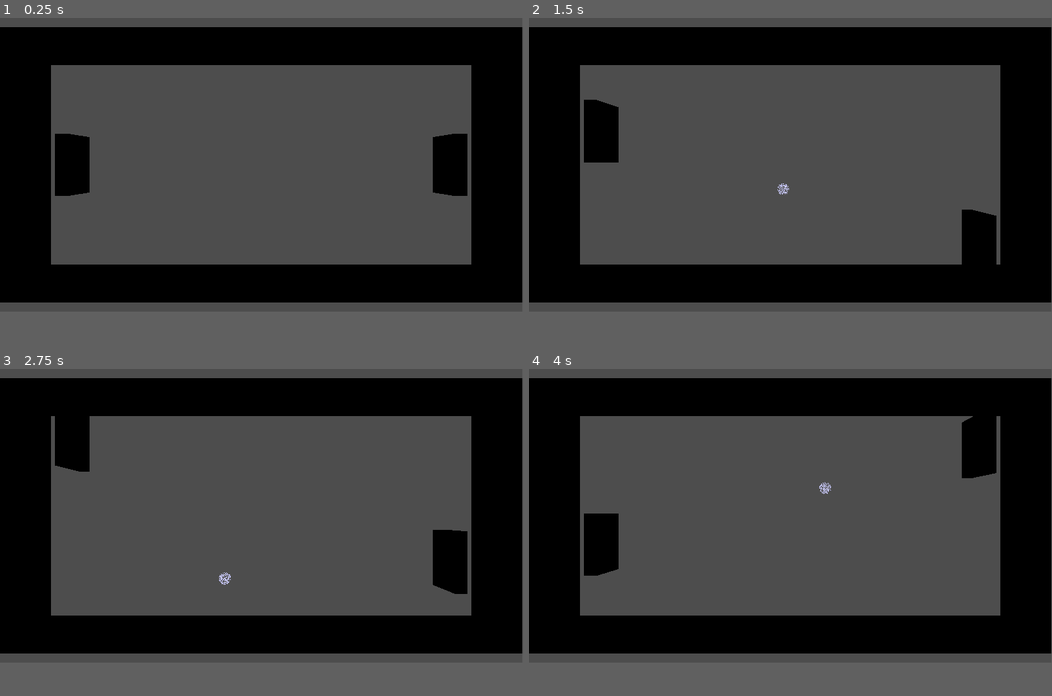
Above: before the commit, frames 1-4 (two rows, left to right).
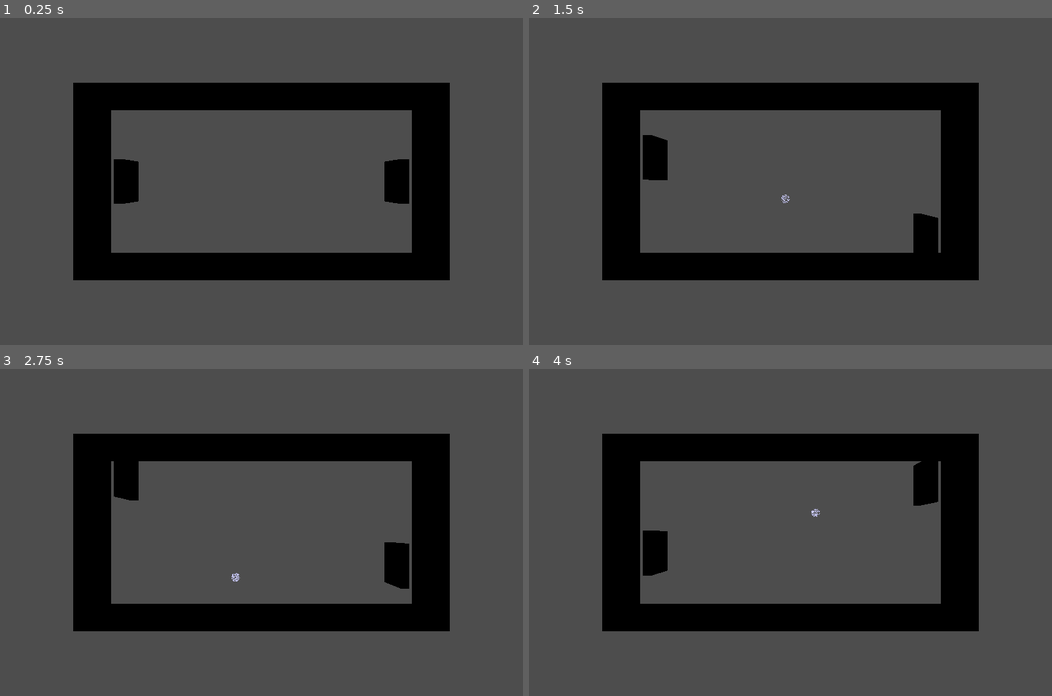
Above: after the commit, the same moments.

Repository: inch-worm-games/GodotPong3D
Game: Godot game, scene res://scenes/game_area.tscn
Same seed, same stepped clock (60 frames per second), same inputs: the game is played once before the commit and once after it.
Inputs:
- Up to frame 1 (0.25 s): no input
- Up to frame 2 (1.5 s): tap Enter (ui_accept) at 0.5, 0.6, 0.77, 1.07, 1.35 s; hold Up (ui_up) 0.53-1.28 s; hold Down (ui_down) from 1.28 s (still down)
- Up to frame 3 (2.75 s): tap Enter (ui_accept) at 1.52, 1.82, 2.1 s; release Down (ui_down) at 2.03 s; hold Up (ui_up) from 2.03 s (still down)
- Up to frame 4 (4 s): tap Enter (ui_accept) at 2.85, 3.02, 3.32, 3.6, 3.77 s; release Up (ui_up) at 3.53 s; hold Down (ui_down) from 3.53 s (still down)
In our replay, the window is 799x449 before the commit and 800x500 after it. These sizes can differ from the game's own. Grey fills any space a smaller window leaves; there, only what the larger window draws over its background counts as a difference.

The runs differ from the first frame. In frame 1, 48% of the frame differs, in the area x 0-100%, y 2-87%; in frame 2, 48%; in frame 3, 48%; in frame 4, 48%.

Commit message:
Scoring Labels added
scoring labels added

Diff:
--- a/project.godot
+++ b/project.godot
@@ -16,6 +16,11 @@
 config/features=PackedStringArray("4.2", "Forward Plus")
 config/icon="res://icon.svg"
 
+[display]
+
+window/size/viewport_width=800
+window/size/viewport_height=500
+
 [dotnet]
 
 project/assembly_name="1 Pong Way"
--- a/scenes/game_area.tscn
+++ b/scenes/game_area.tscn
@@ -15,8 +15,17 @@
 [node name="game_area" type="Node3D"]
 script = ExtResource("1_wtqux")
 
-[node name="Camera3D" type="Camera3D" parent="."]
-transform = Transform3D(1, 0, 0, 0, 1, 0, 0, 0, 1, 0, 0, 8.151)
+[node name="HUD" type="CanvasLayer" parent="."]
+
+[node name="Player1ScoreLabel" type="Label" parent="HUD"]
+offset_right = 40.0
+offset_bottom = 23.0
+
+[node name="Player2ScoreLabel" type="Label" parent="HUD"]
+offset_left = 658.0
+offset_right = 698.0
+offset_bottom = 23.0
+horizontal_alignment = 2
 
 [node name="long_wall_bottom" parent="." groups=["wall"] instance=ExtResource("1_t2edq")]
 transform = Transform3D(-4.37114e-08, 0, 1, 0, 1, 0, -1, 0, -4.37114e-08, 0, -5, 0)
@@ -36,6 +45,13 @@
 [node name="paddle_2" parent="." instance=ExtResource("5_tkdf2")]
 transform = Transform3D(1, 0, 0, 0, 1, 0, 0, 0, 1, 8, 0, 0)
 
+[node name="Camera3D" type="Camera3D" parent="."]
+transform = Transform3D(1, 0, 0, 0, 1, 0, 0, 0, 1, 0, 0, 8.151)
+fov = 100.0
+size = 0.1
+near = 0.1
+far = 3000.0
+
 [node name="p2_score_zone" type="Area3D" parent="."]
 transform = Transform3D(1, 0, 0, 0, 1, 0, 0, 0, 1, 9, 0, 0)
 collision_layer = 8
--- a/scripts/game_manager.gd
+++ b/scripts/game_manager.gd
@@ -11,14 +11,20 @@
 var player2_score = 0
 
 # Toggle for auto respawning the ball
-var auto_respawn = false  # Set to true for automatic respawning
+var auto_respawn = false	# Set to true for automatic respawning
 
 # Reference to the paddle node
 var paddle
 
+# UI elements for scores
+@onready var player1_score_label = $HUD/Player1ScoreLabel
+@onready var player2_score_label = $HUD/Player2ScoreLabel
+
 func _ready():
-	# Initialize the paddle; update the path if needed
-	paddle = get_node("paddle")
+	# Attempt to initialize the paddle; update the path if needed
+	paddle = get_node_or_null("Paddle")
+	if not paddle:
+		print("Error: Paddle node not found.")
 
 func _process(delta):
 	# Handles the ball spawning based on the auto_respawn flag
@@ -39,8 +45,7 @@
 
 	# Connects the ball instance to the paddle's signal receiver method
 	if paddle:
-		var callable = Callable(paddle, "_on_ball_hit")
-		ball_instance.connect("ball_hit_paddle", callable)
+		ball_instance.connect("ball_hit_paddle", paddle, "_on_ball_hit")
 	else:
 		print("Paddle not found.")
 
@@ -48,22 +53,25 @@
 	# Increments player 1's score when the ball enters the scoring zone
 	if body == ball_instance:
 		player1_score += 1
-		print("Player 1 Scored. Score: ", player1_score)
-		# Conditionally respawns the ball based on auto_respawn
-		if auto_respawn:
-			spawn_ball()
-		else:
-			ball_instance.queue_free()
-			ball_instance = null
+		update_score_display()
+		respawn_or_free_ball()
 
 func on_p2_score_zone_body_entered(body):
 	# Increments player 2's score when the ball enters the scoring zone
 	if body == ball_instance:
 		player2_score += 1
-		print("Player 2 Scored. Score: ", player2_score)
-		# Conditionally respawns the ball based on auto_respawn
-		if auto_respawn:
-			spawn_ball()
-		else:
-			ball_instance.queue_free()
-			ball_instance = null
+		update_score_display()
+		respawn_or_free_ball()
+
+func update_score_display():
+	# Updates the text of the score labels
+	player1_score_label.text = "PLAYER  1: " + str(player1_score)
+	player2_score_label.text = "PLAYER  2: " + str(player2_score)
+
+func respawn_or_free_ball():
+	# Respawn or free the ball based on auto_respawn flag
+	if auto_respawn:
+		spawn_ball()
+	else:
+		ball_instance.queue_free()
+		ball_instance = null
